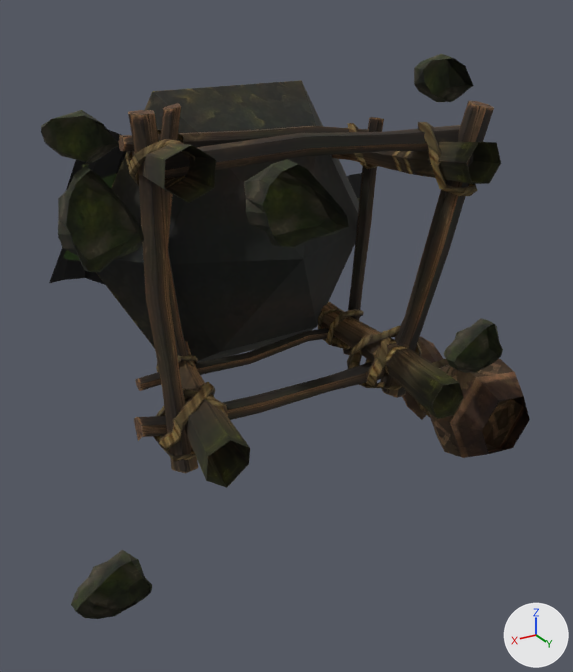
A saved change to the OBJ model sceneobjs/huodong_fuben_238/huodong_fuben_238_n_posion02.obj.
Camera for both pictures: a 50 mm lens placed at (240.0, 321.0, 168.0), pointed at (3.0, -74.0, -30.0). The axes (+X, +Y, +Z) are drawn at lower right. The lights are the same throughout. Where no turn or scale is listed for an object, it has been applied to the vertices. Vertices at the same position are counted once.

The scene before the commit, as lines of its bpy script (objects in view):
```python
me_huodong_fuben_238_n_posion02 = bpy.data.meshes.new('huodong_fuben_238_n_posion02')
me_huodong_fuben_238_n_posion02.from_pydata(...)  # 1603 vertices, 2624 faces; spans x -160.0..171.0, y -186.0..1.0, z -130.0..140.0
# faces by material slot: [108, 1940, 102, 474]
me_huodong_fuben_238_n_posion02.materials.append(mat_material_2)  # picture img_huodong_fuben_238_n_posion01_02_png
me_huodong_fuben_238_n_posion02.materials.append(mat_material_3)  # picture img_huodong_fuben_238_n_posion01_01_png
me_huodong_fuben_238_n_posion02.materials.append(mat_material_4)  # picture img_huodong_fuben_238_n_posion02_01_png
me_huodong_fuben_238_n_posion02.materials.append(mat_material_1)  # picture img_huodong_fuben_238_n_posion01_03_png
ob_huodong_fuben_238_n_posion02 = bpy.data.objects.new('huodong_fuben_238_n_posion02', me_huodong_fuben_238_n_posion02)
ob_huodong_fuben_238_n_posion02.location = (0.0, 0.0, 0.0)
```
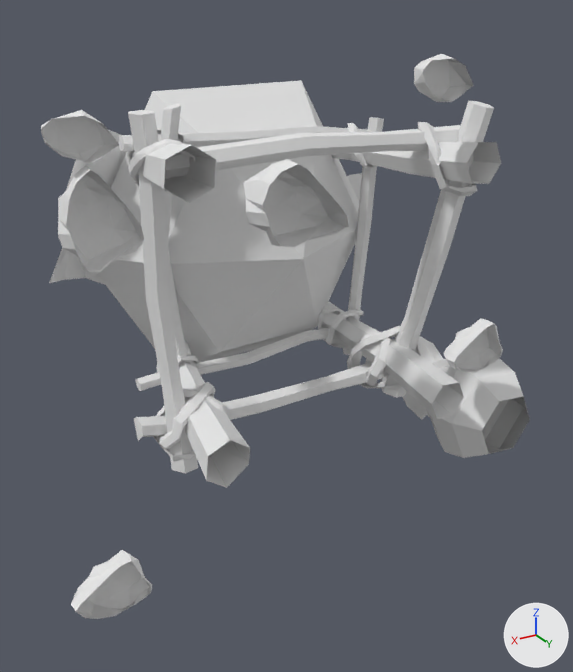
Where the change shows, as pixel boxes [x1, y1, x2, y2] in the pictures (573 x 672 px):
part 1 of me_huodong_fuben_238_n_posion02, recoloured (black to grey)
    both: [49, 130, 362, 285]
part 2 of me_huodong_fuben_238_n_posion02, recoloured
    both: [96, 80, 501, 488]
part 3 of me_huodong_fuben_238_n_posion02, recoloured (brown to grey)
    both: [402, 336, 530, 458]
part 4 of me_huodong_fuben_238_n_posion02, recoloured (black to grey)
    both: [41, 54, 503, 619]

The change, as a list of edits to the scene's bpy script:
```text
Add mat_material_2_1:
    mat_material_2_1 = principled_material('material_2')
    mat_material_2_1.base_color = (0.8, 0.8, 0.8)  # white #e7e7e7
    mat_material_2_1.roughness = 1.0
Add mat_material_3_1:
    mat_material_3_1 = principled_material('material_3')
    mat_material_3_1.base_color = (0.8, 0.8, 0.8)  # white #e7e7e7
    mat_material_3_1.roughness = 1.0
Add mat_material_4_1:
    mat_material_4_1 = principled_material('material_4')
    mat_material_4_1.base_color = (0.8, 0.8, 0.8)  # white #e7e7e7
    mat_material_4_1.roughness = 1.0
Add mat_material_1_1:
    mat_material_1_1 = principled_material('material_1')
    mat_material_1_1.base_color = (0.8, 0.8, 0.8)  # white #e7e7e7
    mat_material_1_1.roughness = 1.0
Change me_huodong_fuben_238_n_posion02:
    where me_huodong_fuben_238_n_posion02.from_pydata(...)  # 1603 vertices, 2624 faces; spans x -160.0..171.0, y -186.0..1.0, z -130.0..140.0
    used by ob_huodong_fuben_238_n_posion02; location = (0.0, 0.0, 0.0)
    me_huodong_fuben_238_n_posion02 part 1: all 108 faces that had it switch from mat_material_2 (picture img_huodong_fuben_238_n_posion01_02_png) to mat_material_2_1 (white #e7e7e7)
    me_huodong_fuben_238_n_posion02 part 2: all 1940 faces that had it switch from mat_material_3 (picture img_huodong_fuben_238_n_posion01_01_png) to mat_material_3_1 (white #e7e7e7)
    me_huodong_fuben_238_n_posion02 part 3: all 102 faces that had it switch from mat_material_4 (picture img_huodong_fuben_238_n_posion02_01_png) to mat_material_4_1 (white #e7e7e7)
    me_huodong_fuben_238_n_posion02 part 4: all 474 faces that had it switch from mat_material_1 (picture img_huodong_fuben_238_n_posion01_03_png) to mat_material_1_1 (white #e7e7e7)
```
